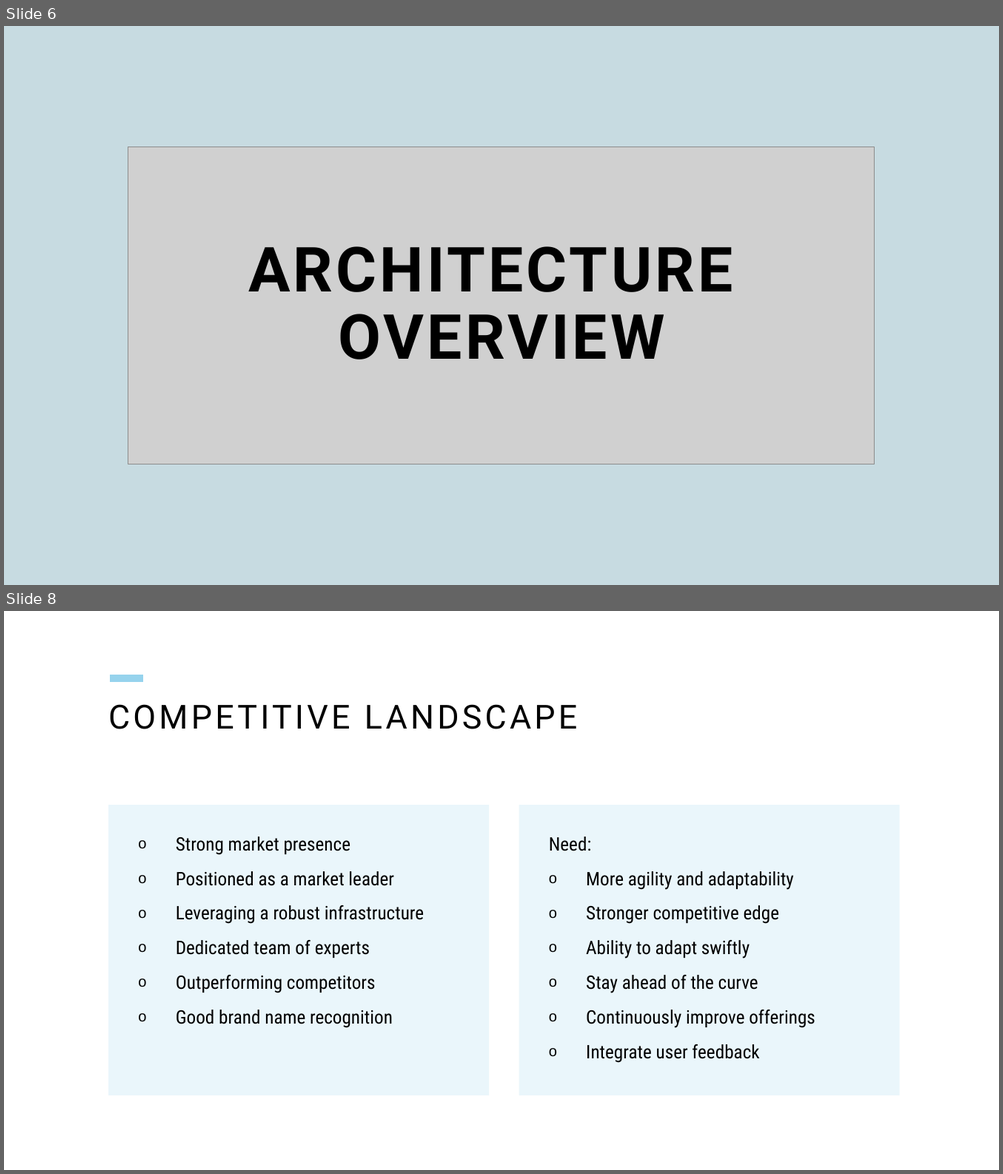
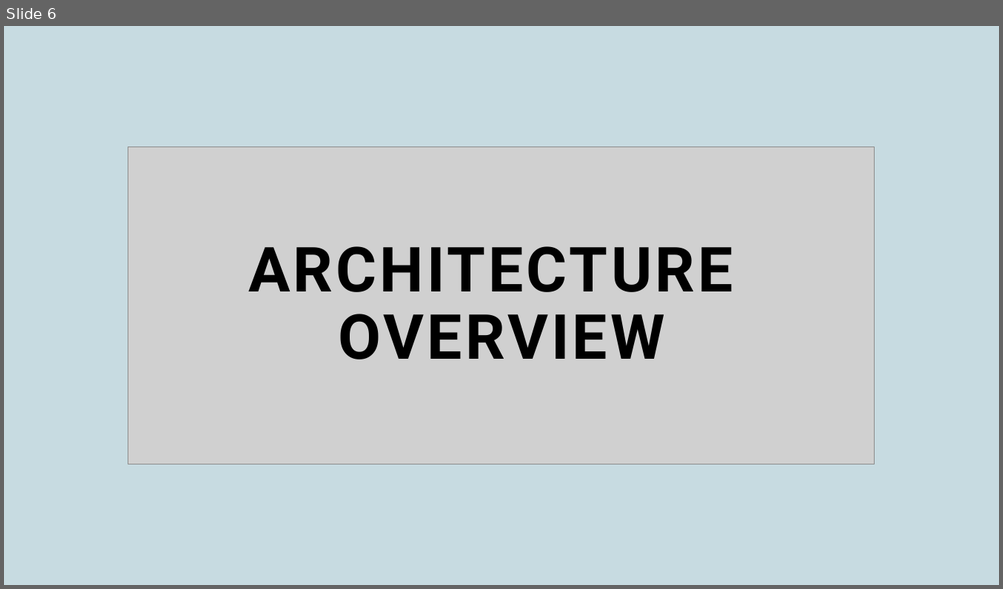
Before and after one commit to aishks14/scientific-calc-project-2, a slide deck: scientific-calculator-project-2.pptx. Shown one above the other, each under a label of ours: slides 6 and 8 before the commit, slide 6 after it; the slides between them are not shown. The pictures are 1003x1174 and 1003x589 pixels, drawn with LibreOffice and Linux fonts; fonts in the diff are those of the drawing; grey boxes stand for pictures. Boxes give left, top, right and bottom in pixels: in the first picture for what was removed or moved away, otherwise in the second. Text is boxed around its words. In the diff, an @@ line names an element or a change of style, - is before the commit and + after.

```diff
--- a/scientific-calculator-project-2.pptx
+++ b/scientific-calculator-project-2.pptx
@@ slide 8 removed at bbox=[4, 611, 999, 1170], background #FFFFFF @@
@@ line removed from (110, 678) to (144, 678) @@
@@ title removed at bbox=[108, 701, 910, 775] @@
-COMPETITIVE LANDSCAPE
@@ text removed at bbox=[108, 805, 489, 1096] @@
-o Strong market presence
-o Positioned as a market leader
-o Leveraging a robust infrastructure
-o Dedicated team of experts
-o Outperforming competitors
-o Good brand name recognition
@@ text removed at bbox=[519, 805, 899, 1096] @@
-Need:
-o More agility and adaptability
-o Stronger competitive edge
-o Ability to adapt swiftly
-o Stay ahead of the curve
-o Continuously improve offerings
-o Integrate user feedback
```
Also in this commit, not shown: 6 slides changed, 6 slides added, 5 other slides removed.
